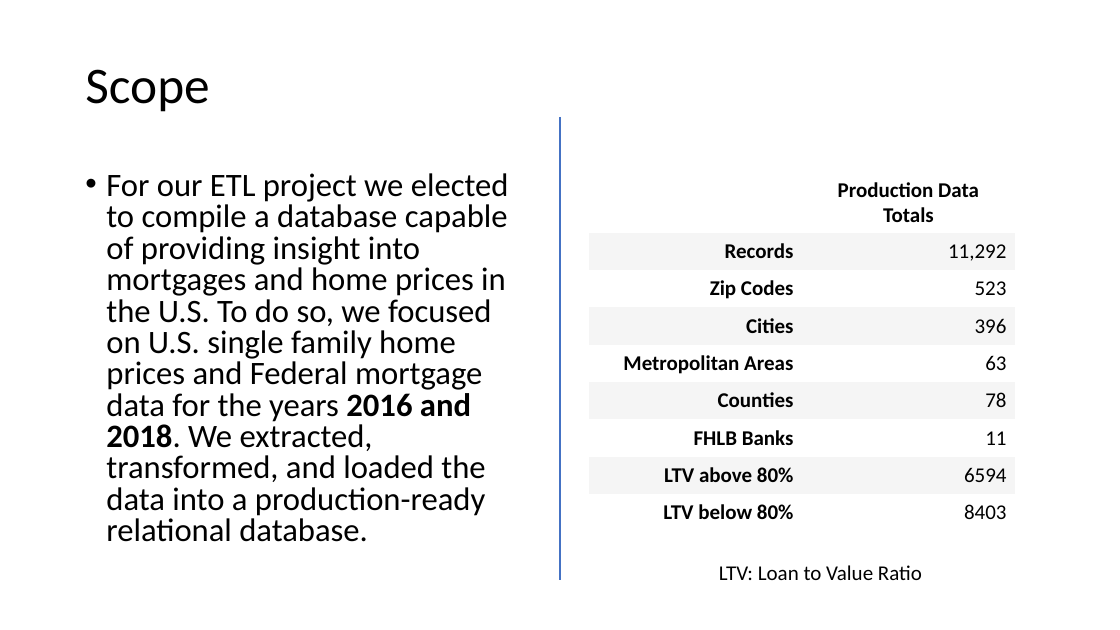
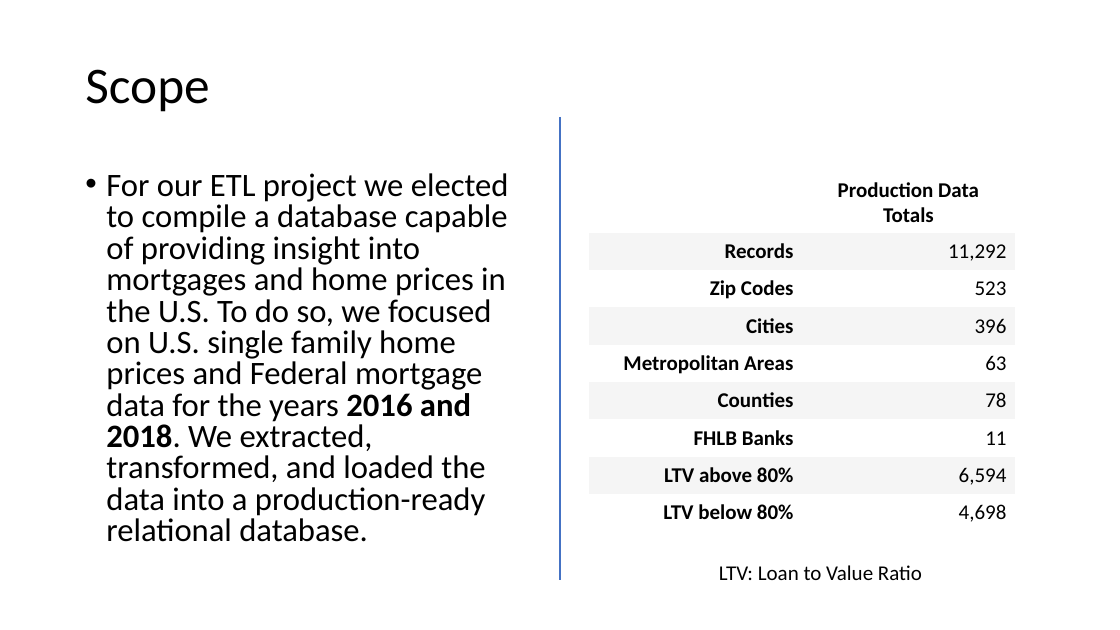
Before and after one commit to bishdj22/ETL_Project_HousingData, a slide deck: slide 3 of ETL_Project_Presentation01.2020.pptx. Drawn at 1120x630 pixels with LibreOffice and Linux fonts; fonts in the diff are those of the drawing. Boxes give left, top, right and bottom in pixels: in the first picture for what was removed or moved away, otherwise in the second. Text is boxed around its words. In the diff, an @@ line names an element or a change of style, - is before the commit and + after.

Commit message:
DB updated w/ Shuo grid

```diff
--- a/ETL_Project_Presentation01.2020.pptx
+++ b/ETL_Project_Presentation01.2020.pptx
@@ table at (x1=589, y1=167, x2=1016, y2=532) @@
-row 8, column 2: 6594
+row 8, column 2: 6,594
-row 9, column 2: 8403
+row 9, column 2: 4,698
```
